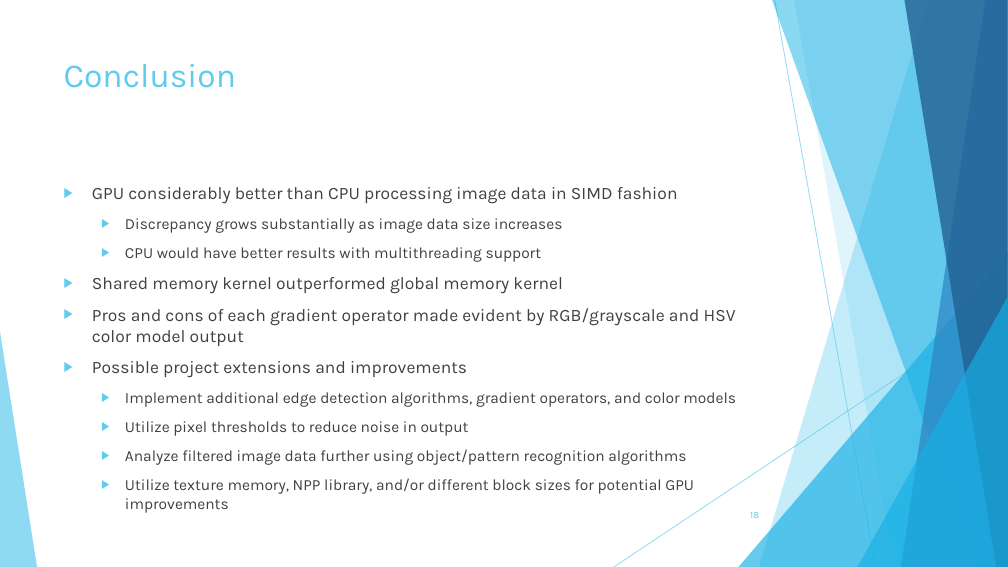
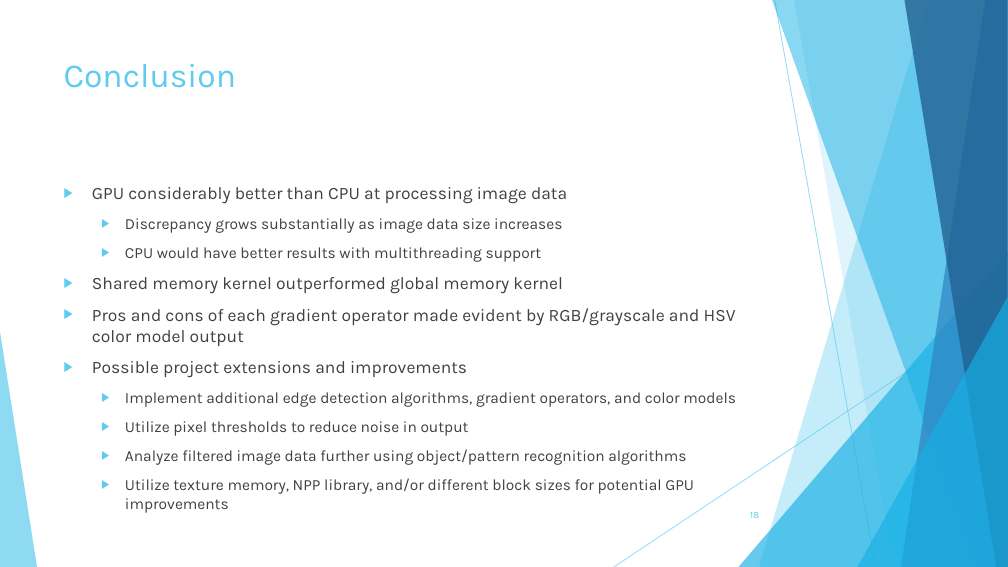
Before and after one commit to miles885/GPU_Course_Project, a slide deck: slide 18 of Course_Project_Edge_Detection_Gapcynski.pptx. Drawn at 1008x567 pixels with LibreOffice and Linux fonts; fonts in the diff are those of the drawing. Boxes give left, top, right and bottom in pixels: in the first picture for what was removed or moved away, otherwise in the second. Text is boxed around its words. In the diff, an @@ line names an element or a change of style, - is before the commit and + after.

```diff
--- a/Course_Project_Edge_Detection_Gapcynski.pptx
+++ b/Course_Project_Edge_Detection_Gapcynski.pptx
@@ text at <box>92,187,567,204</box>: text changed @@
-▶ GPU considerably better than CPU processing image data in SIMD fashion
+▶ GPU considerably better than CPU at processing image data
```
Also in this commit, not shown: 2 other slides changed.
